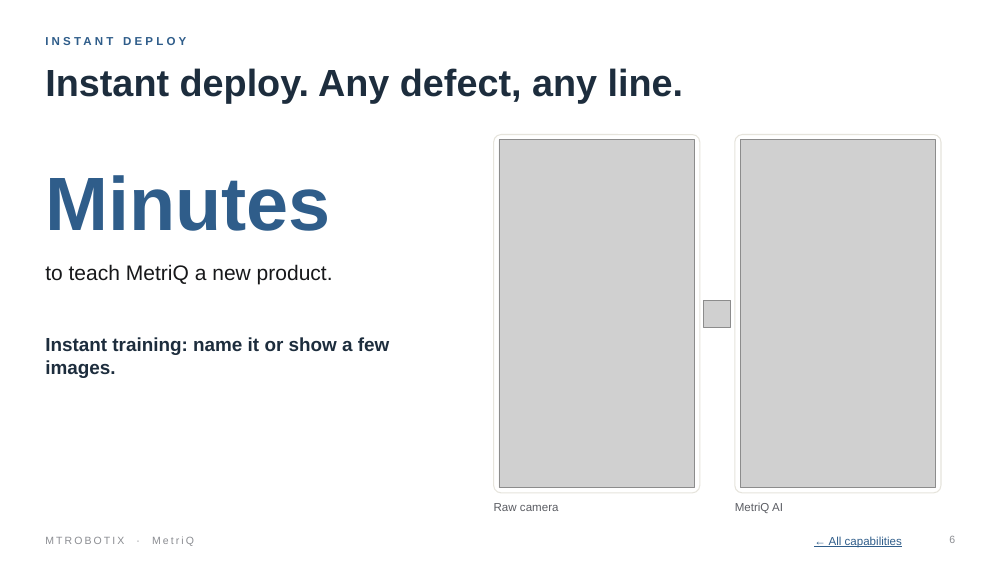
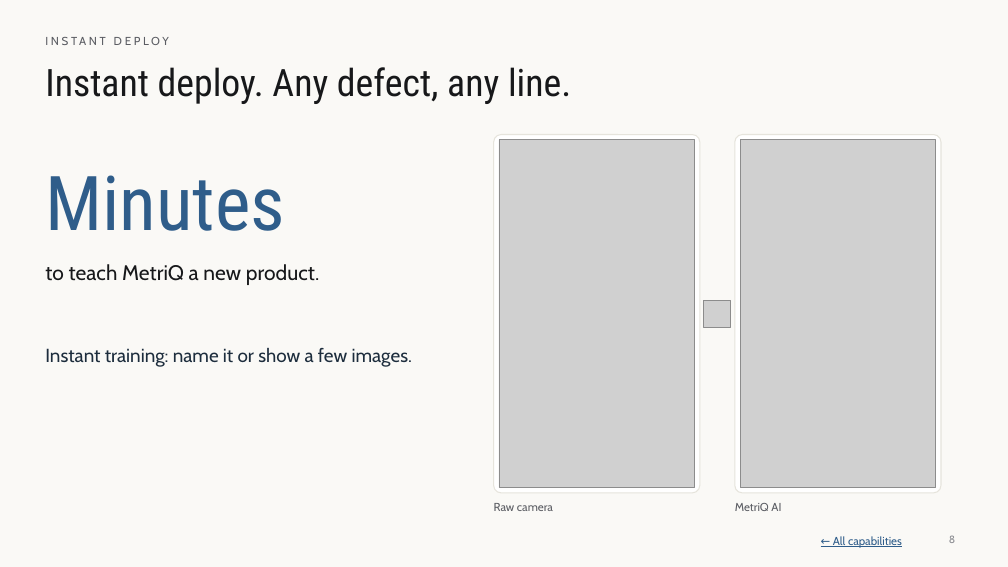
Before and after one commit to MTRobotix/MTR-SOP, a slide deck: slide 8 of content/general/attachments/metriq-pitch-deck.pptx (slide 6 before the commit). Drawn at 1008x567 pixels with LibreOffice and Linux fonts; fonts in the diff are those of the drawing; grey boxes stand for pictures; background and template pictures are left out. Boxes give left, top, right and bottom in pixels: in the first picture for what was removed or moved away, otherwise in the second. Text is boxed around its words. In the diff, an @@ line names an element or a change of style, - is before the commit and + after.

```diff
--- a/content/general/attachments/metriq-pitch-deck.pptx
+++ b/content/general/attachments/metriq-pitch-deck.pptx
@@ background #FFFFFF to #FAF9F6 @@
@@ text "INSTANT DEPLOY" at (45,34,726,57): font Arial to Cabin, text colour #2F5D8A to #5B5D63, letter spacing 3 to 2.5 pt, bold off @@
@@ title "Instant deploy. Any defect, any ..." at (45,67,571,104): font Arial to Roboto Condensed, text colour #1D2D3D to #17181A, bold off @@
@@ text "Minutes" at (45,175,285,231): font Arial to Roboto Condensed, bold off @@
@@ text "Instant training: name it or ..." at (45,348,412,367): font Arial to Cabin, bold off @@
@@ text removed at (45,536,194,546) @@
-MTROBOTIX · MetriQ
@@ font Arial to Cabin in 4 elements at (45,264,319,285), (494,503,553,511), (735,503,781,511), (833,536,902,548) @@
```
Also in this commit, not shown: 12 other slides changed, 3 slides added, 1 slide removed, 52 other files.
